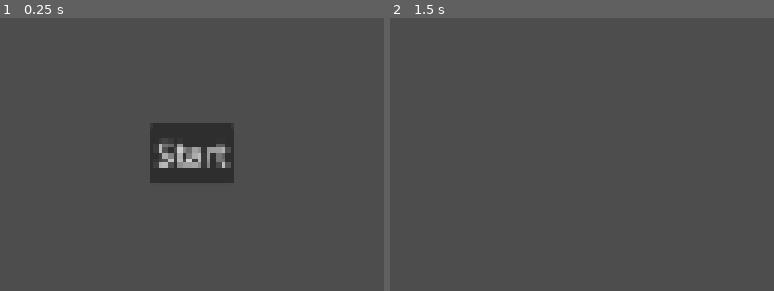
Above: before the commit, frames 1-2 (left to right).
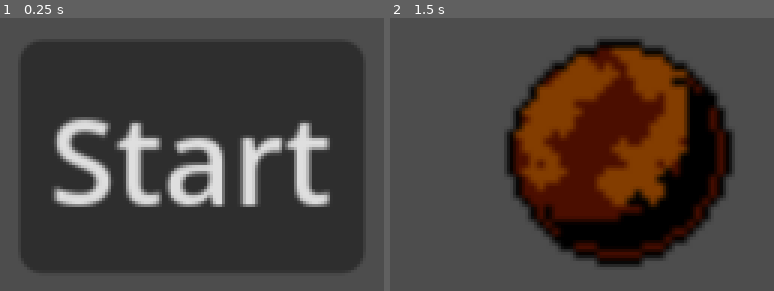
Above: after the commit, the same moments.

Repository: RubensAugustoMM/ORBT
Game: Godot game, scene res://src/ControladorJogo/main.tscn
Two runs of this game, one before a commit and one after it. Both use one fixed random seed, a clock stepped at 60 frames per second and the inputs below. The engine's default icon, where the game draws it, is replaced by a stand-in: a white triangle on a blue panel in a dark square.
Inputs:
- Up to frame 1 (0.25 s): no input
- Up to frame 2 (1.5 s): click "Start" at 0.5 s; tap Enter at 1.25 s

The runs differ from the first frame. In frame 1, 70% of the frame differs, in the area x 5-95%, y 8-94%; in frame 2, 37%.
Error before the commit: Invalid access to property or key 'inicios' on a base object of type 'Resource (NivelRes)'. (res://src/Nivel/nivel.gd:27)

Commit message:
adiciona sprites placeholders

Diff:
--- a/Recursos/CorposEstelares.json
+++ b/Recursos/CorposEstelares.json
@@ -1,6 +1,6 @@
 {
 	"corpo_teste": {
-		"sprite": "icon.svg",
+		"sprite": "/Planetas/marte.png",
 		"raio_colisao": 2.0,
 		"raio_gravidade": 4.0,
 		"forca_gravidade": 9.8,
--- a/Recursos/Niveis.json
+++ b/Recursos/Niveis.json
@@ -1,21 +1,21 @@
 {
 	"teste_001":{
 		"tamanho": {
-			"x": 720,
-			"y": 1280
+			"x": 180,
+			"y": 320
 		},
 		"inicio": {
-			"x": 360,
-			"y": 640
+			"x": 60,
+			"y": 130
 		},
 		"fim": {
-			"x": 400,
-			"y": 700
+			"x": 130,
+			"y": 190
 		},
 		"corpos_estelares": {
 			"corpo_teste": {
-				"x": 380,
-				"y": 670
+				"x": 95,
+				"y": 160
 			}
 		}
 	}
--- a/project.godot
+++ b/project.godot
@@ -22,8 +22,8 @@
 
 [display]
 
-window/size/viewport_width=720
-window/size/viewport_height=1280
+window/size/viewport_width=180
+window/size/viewport_height=320
 window/stretch/mode="canvas_items"
 window/stretch/aspect="expand"
 
--- a/src/ControladorJogo/main.tscn
+++ b/src/ControladorJogo/main.tscn
@@ -21,8 +21,8 @@
 [node name="Interface" type="Control" parent="." unique_id=1553091209]
 layout_mode = 3
 anchors_preset = 0
-offset_right = 720.0
-offset_bottom = 1280.0
+offset_right = 180.0
+offset_bottom = 320.0
 
 [node name="MenuPrincipal" parent="Interface" unique_id=1284142053 instance=ExtResource("1_2ie41")]
 layout_mode = 1
--- a/src/Nivel/Nivel.tscn
+++ b/src/Nivel/Nivel.tscn
@@ -3,7 +3,8 @@
 [ext_resource type="Script" uid="uid://88laspqwjff" path="res://src/Nivel/nivel.gd" id="1_p2vsw"]
 
 [sub_resource type="Environment" id="Environment_ha6vo"]
-background_mode = 1
+background_mode = 3
+ambient_light_source = 2
 
 [node name="Nivel" type="Node2D" unique_id=1474968261]
 script = ExtResource("1_p2vsw")
--- a/src/Nivel/nivel.gd
+++ b/src/Nivel/nivel.gd
@@ -24,7 +24,7 @@
 		return # lançar excessão
 
 	fim.position = nivel_res.fim
-	inicio.position = nivel_res.inicios
+	inicio.position = nivel_res.inicio
 
 	for corpo in nivel_res.corpos_estelares:
 		if not corpo:
Binary file added: Recursos/Sprites/Planetas/buraco-negropng.png
Not shown, added: Recursos/Sprites/Planetas/buraco-negropng.png.import
Binary file added: Recursos/Sprites/Planetas/marte.png
Not shown, added: Recursos/Sprites/Planetas/marte.png.import
Binary file added: Recursos/Sprites/Planetas/terra.png
Not shown, added: Recursos/Sprites/Planetas/terra.png.import
Binary file added: Recursos/Sprites/nave1.png
Not shown, added: Recursos/Sprites/nave1.png.import
